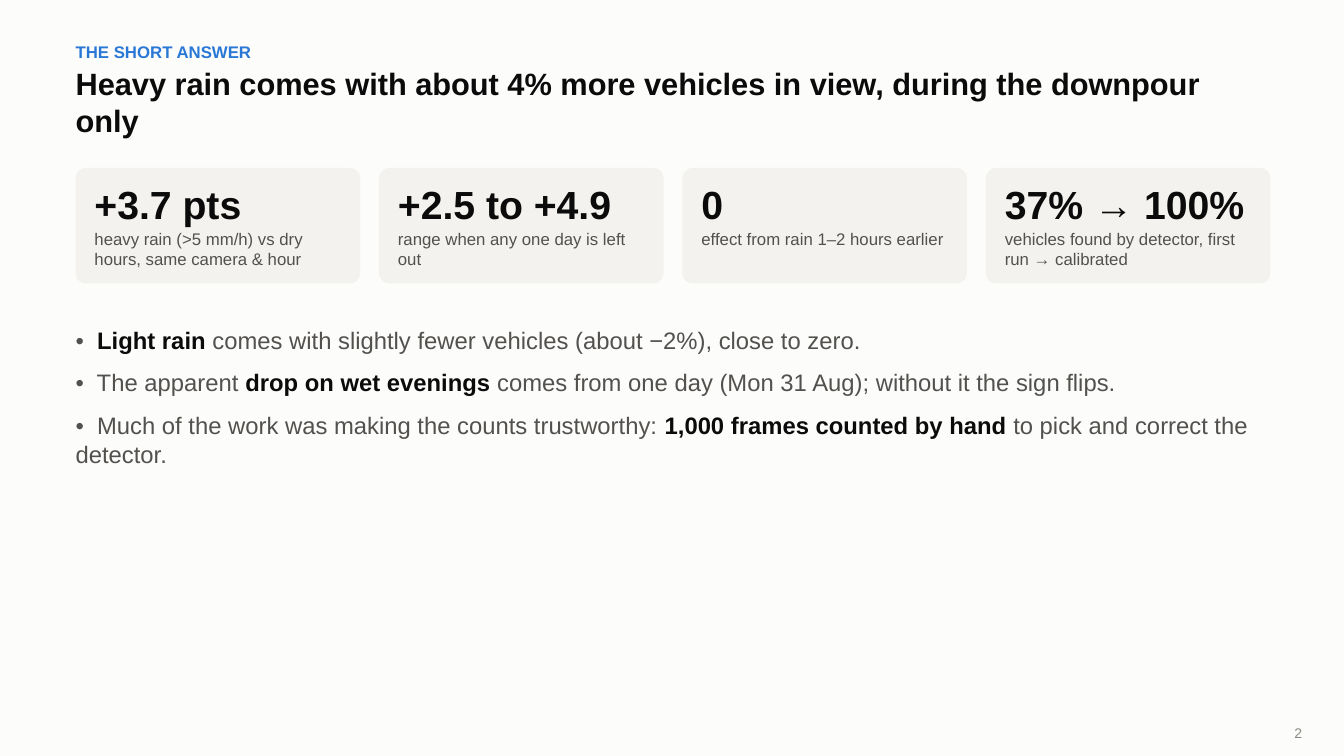
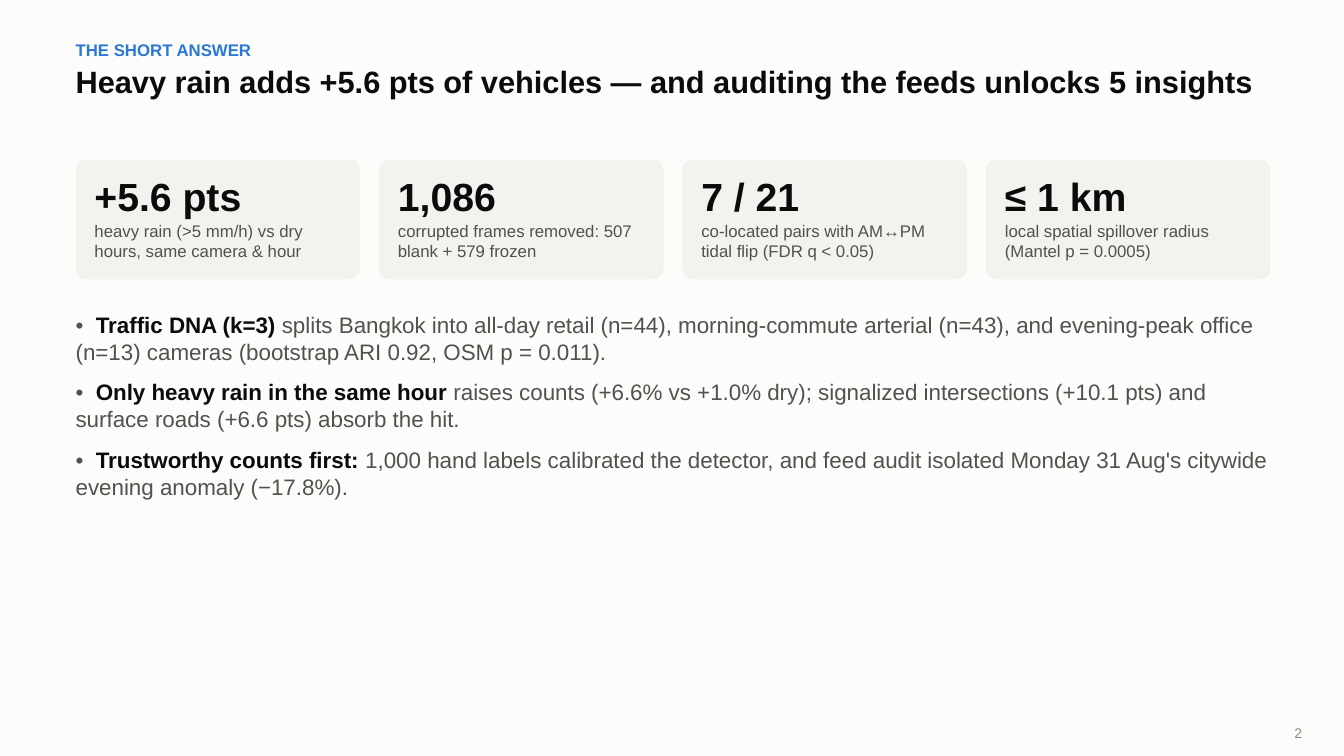
Before and after one commit to PEN1TENT/DSDE-final-project, a slide deck: slide 2 of reports/slides/slides.pptx. Drawn at 1344x756 pixels with LibreOffice and Linux fonts; fonts in the diff are those of the drawing. Boxes give left, top, right and bottom in pixels: in the first picture for what was removed or moved away, otherwise in the second. Text is boxed around its words. In the diff, an @@ line names an element or a change of style, - is before the commit and + after.

Commit message:
Add feed audit, Traffic DNA, rain DiD, tidal flow, spatial sync insights and 22-slide deck

```diff
--- a/reports/slides/slides.pptx
+++ b/reports/slides/slides.pptx
@@ text at box(76, 70, 1253, 99): text changed @@
-Heavy rain comes with about 4% more vehicles in view, during the downpour only
+Heavy rain adds +5.6 pts of vehicles — and auditing the feeds unlocks 5 insights
@@ rounded rectangle: place and size @@
-rounded rectangle at box(76, 168, 360, 284)
+rounded rectangle at box(76, 159, 360, 279)
@@ rounded rectangle: place and size @@
-rounded rectangle at box(379, 168, 663, 284)
+rounded rectangle at box(379, 159, 663, 279)
@@ rounded rectangle: place and size @@
-rounded rectangle at box(683, 168, 967, 284)
+rounded rectangle at box(683, 159, 967, 279)
@@ proportions changed in 4 elements at box(76, 159, 360, 279), box(379, 159, 663, 279), box(683, 159, 967, 279), box(986, 159, 1270, 279) @@
@@ rounded rectangle: place and size @@
-rounded rectangle at box(986, 168, 1270, 284)
+rounded rectangle at box(986, 159, 1270, 279)
@@ text at box(94, 183, 242, 219): text changed @@
-+3.7 pts
++5.6 pts
@@ text at box(398, 183, 496, 217): text changed @@
-+2.5 to +4.9
+1,086
@@ text at box(701, 183, 800, 211): text changed @@
-0
+7 / 21
@@ text at box(1037, 182, 1127, 211): text changed @@
-37% → 100%
+≤ 1 km
@@ text "heavy rain (>5 mm/h) vs ...": place and size @@
-text "heavy rain (>5 mm/h) vs ..." at box(94, 233, 302, 267)
+text "heavy rain (>5 mm/h) vs ..." at box(94, 225, 302, 259)
@@ text at box(398, 225, 632, 257): text changed @@
-range when any one day is left out
+corrupted frames removed: 507 blank + 579 frozen
@@ text at box(701, 225, 925, 261): text changed @@
-effect from rain 1–2 hours earlier
+co-located pairs with AM↔PM tidal flip (FDR q < 0.05)
@@ text at box(1005, 225, 1209, 261): text changed @@
-vehicles found by detector, first run → calibrated
+local spatial spillover radius (Mantel p = 0.0005)
@@ text at box(76, 316, 1266, 500): text changed; size 17 to 16 pt @@
-• Light rain comes with slightly fewer vehicles (about −2%), close to zero.
-• The apparent drop on wet evenings comes from one day (Mon 31 Aug); without it the sign flips.
-• Much of the work was making the counts trustworthy: 1,000 frames counted by hand to pick and correct the detector.
+• Traffic DNA (k=3) splits Bangkok into all-day retail (n=44), morning-commute arterial (n=43), and evening-peak office (n=13) cameras (bootstrap ARI 0.92, OSM p = 0.011).
+• Only heavy rain in the same hour raises counts (+6.6% vs +1.0% dry); signalized intersections (+10.1 pts) and surface roads (+6.6 pts) absorb the hit.
+• Trustworthy counts first: 1,000 hand labels calibrated the detector, and feed audit isolated Monday 31 Aug's citywide evening anomaly (−17.8%).
```
Also in this commit, not shown: 15 other slides changed, 6 slides added, 2 slides removed, 34 other files.
